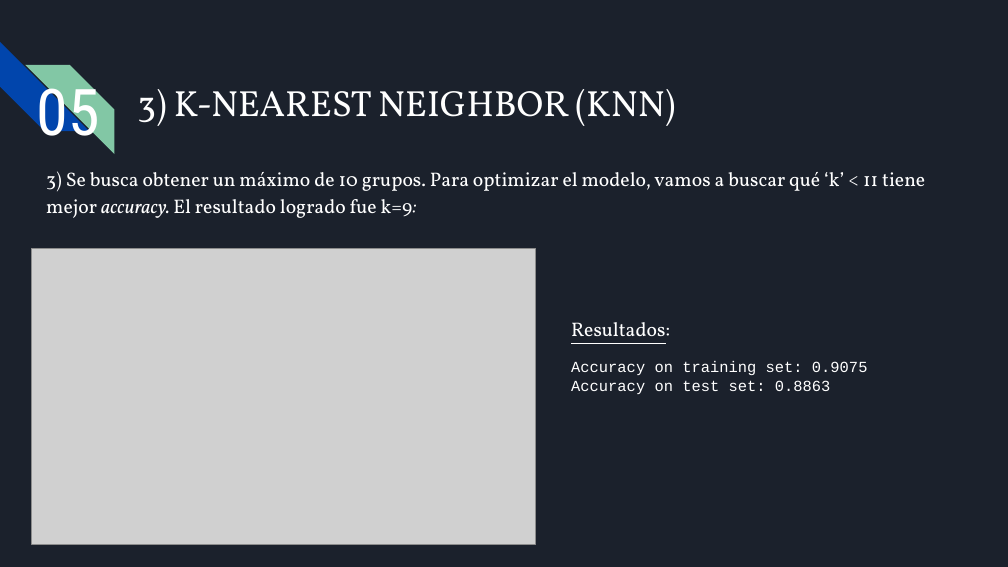
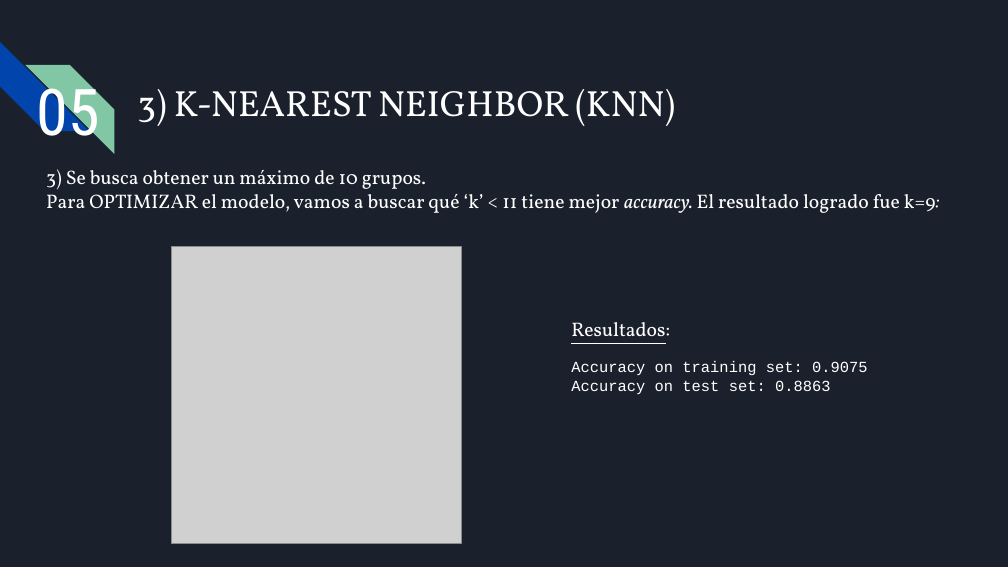
Before and after one commit to Alejo3107/PROYECTO_CH_DS, a slide deck: slide 33 of Presentación ejecutiva.pptx. Drawn at 1008x567 pixels with LibreOffice and Linux fonts; fonts in the diff are those of the drawing; grey boxes stand for pictures; background and template pictures are left out. Boxes give left, top, right and bottom in pixels: in the first picture for what was removed or moved away, otherwise in the second. Text is boxed around its words. In the diff, an @@ line names an element or a change of style, - is before the commit and + after.

Commit message:
Presentacion

```diff
--- a/Presentación ejecutiva.pptx
+++ b/Presentación ejecutiva.pptx
@@ text at bbox=[46, 169, 939, 213]: text changed @@
-3) Se busca obtener un máximo de 10 grupos. Para optimizar el modelo, vamos a buscar qué ‘k’ < 11 tiene mejor accuracy. El resultado logrado fue k=9:
+3) Se busca obtener un máximo de 10 grupos.
+Para OPTIMIZAR el modelo, vamos a buscar qué ‘k’ < 11 tiene mejor accuracy. El resultado logrado fue k=9:
@@ picture: place and size @@
-picture at bbox=[32, 248, 535, 544]
+picture at bbox=[171, 247, 461, 543]
```
Also in this commit, not shown: 3 other slides changed, 1 slide added.
